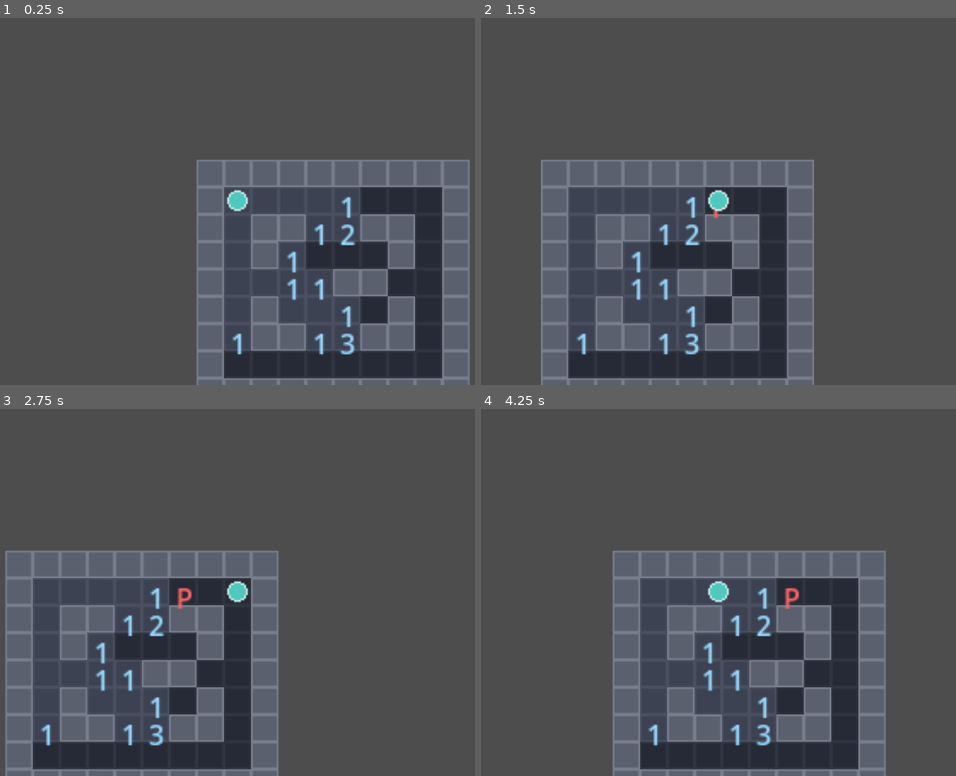
Above: before the commit, frames 1-4 (two rows, left to right).
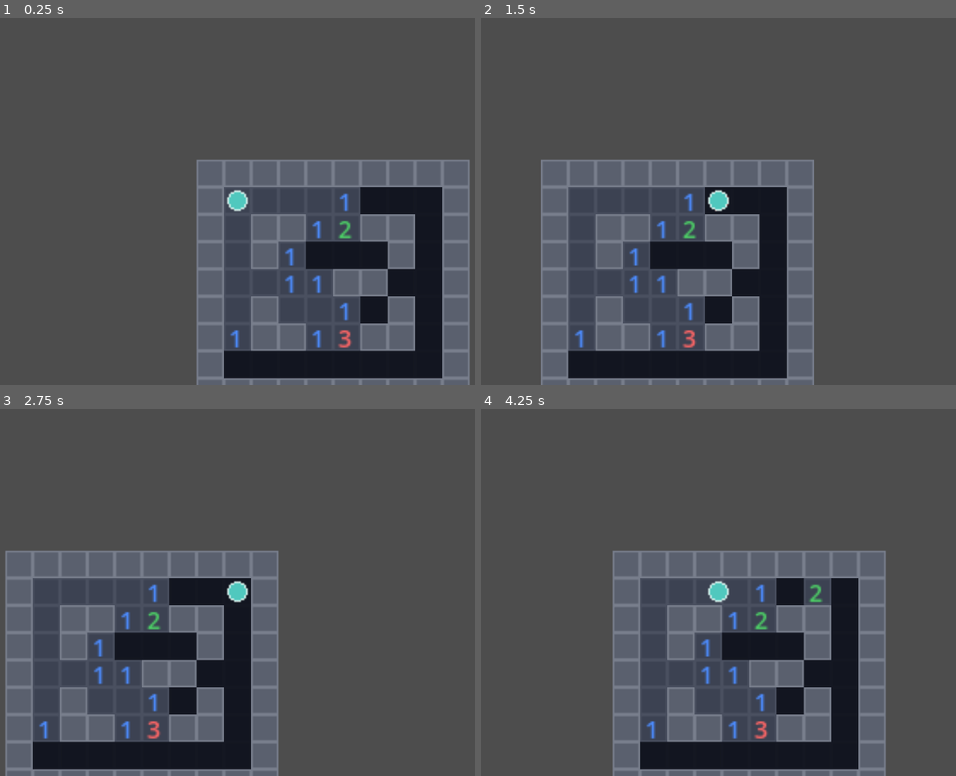
Above: after the commit, the same moments.

Repository: MayraSRS04/Darkfield
Game: Godot game, scene res://scenes/01_juego.tscn
Same seed, same stepped clock (60 frames per second), same inputs: the game is played once before the commit and once after it. This scene is started directly instead of the project's main scene.
Inputs:
- Up to frame 1 (0.25 s): no input
- Up to frame 2 (1.5 s): tap Enter at 0.5 s; hold Right (ui_right) 0.53-1.28 s; tap F at 0.6, 1.35 s; tap Space at 0.77 s; hold Down (ui_down) from 1.28 s (still down)
- Up to frame 3 (2.75 s): tap Space at 1.52, 2 s; release Down (ui_down) at 2.03 s; hold Right (ui_right) from 2.03 s (still down); tap F at 2.1 s
- Up to frame 4 (4.25 s): tap Enter at 2.75 s; release Right (ui_right) at 2.78 s; hold Up (ui_up) 2.78-3.53 s; tap F at 2.85, 3.6 s; tap Space at 3.02, 3.5, 3.77 s; hold Left (ui_left) from 3.53 s (still down)

The runs differ from the first frame. In frame 1, 3.5% of the frame differs, in the area x 47-94%, y 46-99%; in frame 2, 3.6%; in frame 3, 3.6%; in frame 4, 4.0%, in the area x 33-80%, y 46-99%.

Commit message:
feat: integracion del cazador, overlay con niebla de guerra y colores por numero

Diff:
--- a/scenes/01_juego.tscn
+++ b/scenes/01_juego.tscn
@@ -3,6 +3,7 @@
 [ext_resource type="Script" uid="uid://cmhjev1pjj3r0" path="res://scenes/juego.gd" id="1_2uc6o"]
 [ext_resource type="TileSet" uid="uid://i7ijb6r1478w" path="res://recursos/tilesets/mundo.tres" id="1_dlla0"]
 [ext_resource type="PackedScene" uid="uid://45610vclphqv" path="res://actors/jugador.tscn" id="3_oiwu5"]
+[ext_resource type="PackedScene" uid="uid://bjx4y5ow2yr3e" path="res://actors/Cazador.tscn" id="4_8bcx7"]
 
 [node name="Juego" type="Node2D" unique_id=1902666549]
 script = ExtResource("1_2uc6o")
@@ -19,3 +20,7 @@
 [node name="Overlay" type="Node2D" parent="." unique_id=1143127116]
 
 [node name="Jugador" parent="." unique_id=1797815940 instance=ExtResource("3_oiwu5")]
+collision_layer = 2
+
+[node name="Cazador" parent="." unique_id=405291502 groups=["cazadores"] instance=ExtResource("4_8bcx7")]
+position = Vector2(8, 4)
--- a/scenes/juego.gd
+++ b/scenes/juego.gd
@@ -40,6 +40,16 @@
 	jugador.solicito_revelar.connect(_on_solicito_revelar)
 	jugador.solicito_abanderar.connect(_on_solicito_abanderar)
 
+	for cazador in get_tree().get_nodes_in_group("cazadores"):
+		cazador.jugador = jugador
+		cazador.mapa = mapa
+		var caminables := mapa.celdas_caminables()
+		if not caminables.is_empty():
+			var celda_fila_col: Vector2i = caminables[randi() % caminables.size()]
+			cazador.global_position = suelo.map_to_local(Vector2i(celda_fila_col.y, celda_fila_col.x))
+			cazador.inicio = cazador.global_position
+			cazador.destino = cazador.global_position
+
 	tablero.revelar(1, 1)
 	#_forzar_revelar_fila(4)
 	#tablero.abanderar(7, 4)
@@ -71,32 +81,60 @@
 	for fila in range(tablero.filas):
 		for col in range(tablero.columnas):
 			var celda = tablero.celdas[fila][col]
-			if celda["revelada"] and not mapa.es_pared(fila, col):
+			var es_pared := mapa.es_pared(fila, col)
+
+			if celda["revelada"] and not es_pared:
 				reveladas.set_cell(Vector2i(col, fila), FUENTE_REVELADA, Vector2i(0, 0))
+
+			if not es_pared and not celda["revelada"]:
+				_crear_niebla(fila, col)
+
 			var texto := ""
 			var color := Color.WHITE
 
 			if celda["abanderada"]:
-				texto = "P"
-				color = Color(1.0, 0.4, 0.4)
+				texto = "⚑"
+				color = Color(1.0, 0.3, 0.3)
 			elif celda["revelada"]:
 				if celda["mina"]:
-					texto = "*"
-					color = Color(1.0, 0.3, 0.3)
+					texto = "✦"
+					color = Color(1.0, 0.2, 0.2)
 				elif celda["numero"] > 0:
 					texto = str(celda["numero"])
-					color = Color(0.6, 0.85, 1.0)
+					color = _color_numero(celda["numero"])
 
 			if texto != "":
 				_crear_etiqueta(fila, col, texto, color)
+
+
+func _color_numero(numero: int) -> Color:
+	match numero:
+		1: return Color(0.30, 0.55, 1.0)
+		2: return Color(0.30, 0.80, 0.40)
+		3: return Color(1.0, 0.40, 0.40)
+		4: return Color(0.60, 0.40, 0.90)
+		5: return Color(0.80, 0.45, 0.20)
+		6: return Color(0.30, 0.80, 0.80)
+		7: return Color(0.90, 0.90, 0.95)
+		_: return Color(0.70, 0.70, 0.75)
+
+
+func _crear_niebla(fila: int, col: int) -> void:
+	var niebla := ColorRect.new()
+	niebla.color = Color(0.05, 0.06, 0.10, 0.78)
+	niebla.size = Vector2(16, 16)
+	var pos := suelo.map_to_local(Vector2i(col, fila))
+	niebla.position = pos - Vector2(8, 8)
+	overlay.add_child(niebla)
 
 
 func _crear_etiqueta(fila: int, col: int, texto: String, color: Color) -> void:
 	var etiqueta := Label.new()
 	etiqueta.text = texto
 	etiqueta.add_theme_color_override("font_color", color)
+	etiqueta.add_theme_font_size_override("font_size", 14)
 	var pos := suelo.map_to_local(Vector2i(col, fila))
-	etiqueta.position = pos - Vector2(4, 8)
+	etiqueta.position = pos - Vector2(5, 9)
 	overlay.add_child(etiqueta)
 
 func _celda_del_jugador() -> Vector2i:
@@ -108,6 +146,8 @@
 	if muerto:
 		return
 	var c := _celda_del_jugador()
+	if tablero.celdas[c.x][c.y]["abanderada"]:
+		return
 	tablero.revelar(c.x, c.y)
 	if tablero.celdas[c.x][c.y]["mina"]:
 		_morir()
@@ -117,7 +157,7 @@
 func _morir() -> void:
 	muerto = true
 	GameManager.morir()
-	print("MUERTE: pisaste o revelaste una mina")
+	print("MORISTE!!!")
 
 func _on_solicito_abanderar() -> void:
 	if muerto:
@@ -129,6 +169,13 @@
 	if tablero.es_victoria():
 		_ganar()
 
+func _process(_delta: float) -> void:
+	if muerto:
+		return
+	for cazador in get_tree().get_nodes_in_group("cazadores"):
+		if jugador.global_position.distance_to(cazador.global_position) < 12.0:
+			_morir()
+			break
 
 func _ganar() -> void:
 	muerto = true
